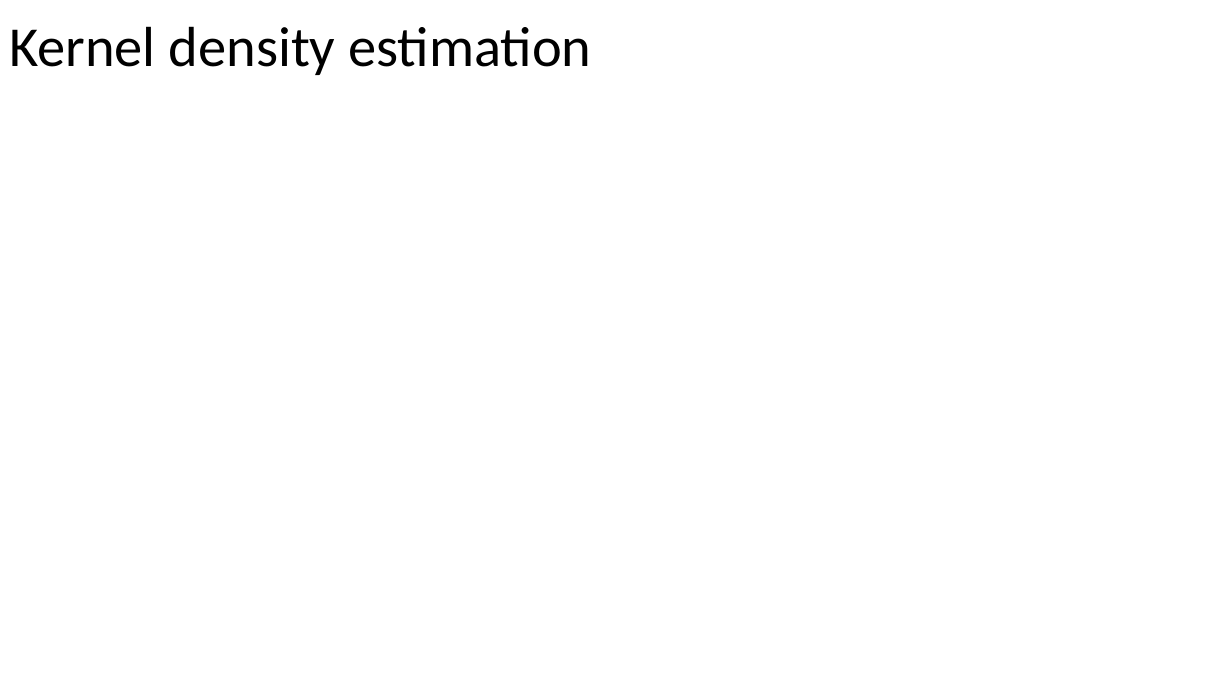
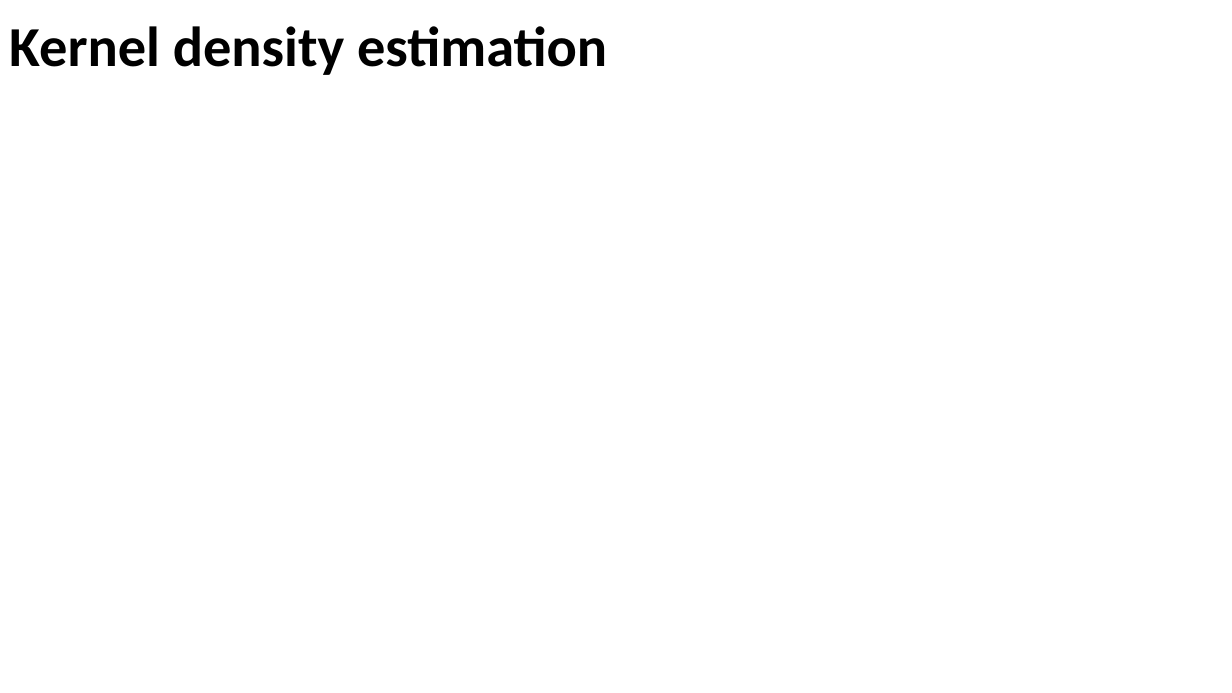
Before and after one commit to russellu/cs405, a slide deck: slide 7 of Lecture_29.pptx. Drawn at 1232x693 pixels with LibreOffice and Linux fonts; fonts in the diff are those of the drawing; background and template pictures are left out. Boxes give left, top, right and bottom in pixels: in the first picture for what was removed or moved away, otherwise in the second. Text is boxed around its words. In the diff, an @@ line names an element or a change of style, - is before the commit and + after.

```diff
--- a/Lecture_29.pptx
+++ b/Lecture_29.pptx
@@ title "Kernel density estimation" at <box>9,26,607,75</box>: bold on @@
```
Also in this commit, not shown: 2 other slides changed, 2 slides added, 1 slide removed, 1 other file.
